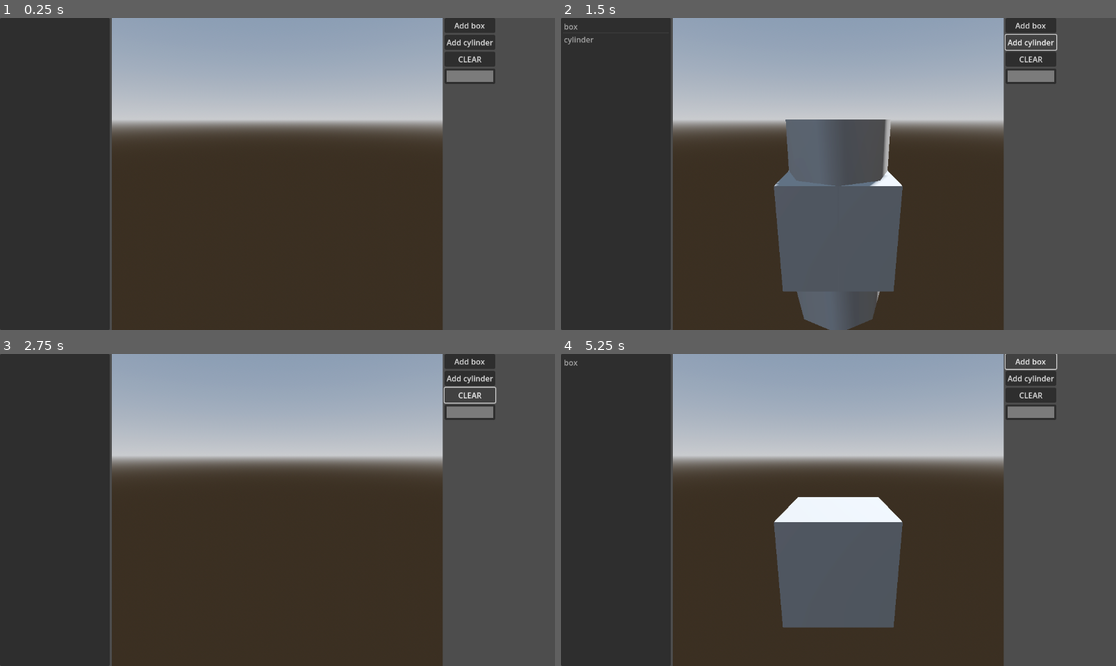
Above: before the commit, frames 1-4 (two rows, left to right).
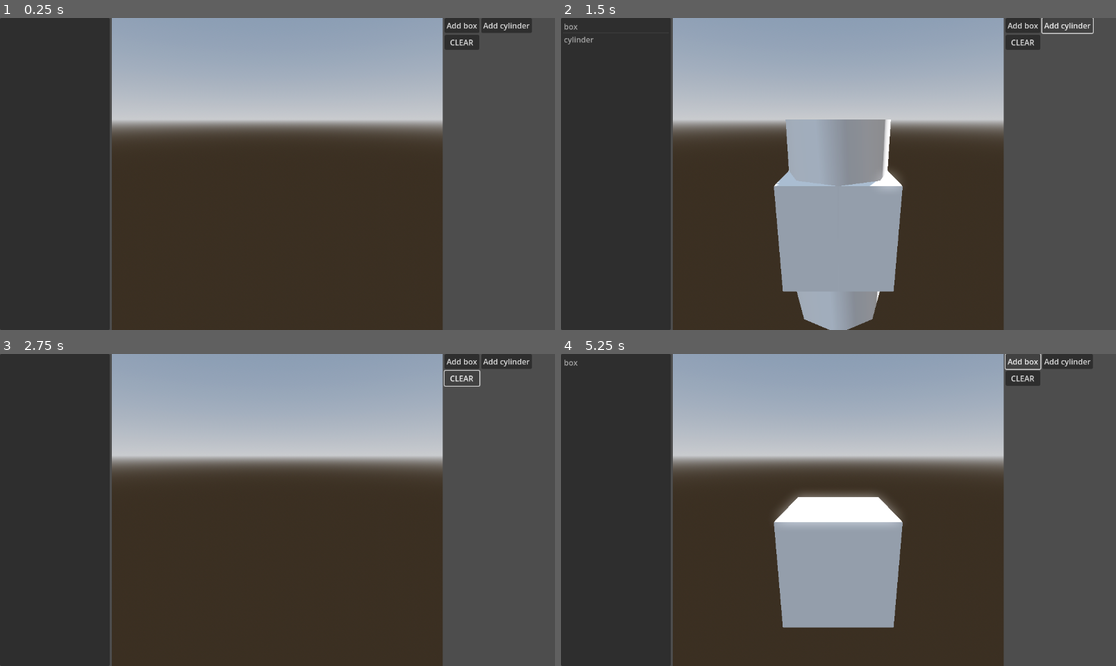
Above: after the commit, the same moments.

Repository: Zondartul/block_model_editor
Game: Godot game, scene res://main.tscn
The game is run twice, just before and just after one commit, with the same random seed, the same clock (stepped at 60 frames per second) and the same inputs.
Inputs:
- Up to frame 1 (0.25 s): no input
- Up to frame 2 (1.5 s): click "Add box" at 0.5 s; click "Add cylinder" at 1.25 s
- Up to frame 3 (2.75 s): click "CLEAR" at 2 s
- Up to frame 4 (5.25 s): click "Add box" at 2.75 s; click "Add cylinder" at 3.5 s; click "CLEAR" at 4.25 s; click "Add box" at 5 s

The runs differ from the first frame. In frame 1, 1.4% of the frame differs, in the area x 80-96%, y 0-22%; in frame 2, 14%, in the area x 38-96%, y 0-100%; in frame 3, 1.2%; in frame 4, 9.1%.

Commit message:
basic inspector

Diff:
--- a/main.gd
+++ b/main.gd
@@ -1,19 +1,22 @@
 extends Control
 
 var shapes = []
-var gizmo_selected_shape = null
+var gizmo_anchor = null
 var mat_outline = null
+var inspector_cur_object = null
 
 @onready var scene = $BC/BC_center/SubViewportContainer/SubViewport/Scene3D
 @onready var shape_list = $BC/BC_left/shape_list
 @onready var camera = $BC/BC_center/SubViewportContainer/SubViewport/Scene3D/Camera3D
-
-func ready():
-	#generate a material for selected object outline
+@onready var inspector = $BC/BC_right/P
+
+func _ready():
+	# generate a material for selected object outline
 	mat_outline = StandardMaterial3D.new()
-	mat_outline.rim_enabled = true
-	mat_outline.rim = 0.25
-	mat_outline.disable_receive_shadows = true
+	mat_outline.shading_mode = BaseMaterial3D.SHADING_MODE_UNSHADED;
+	# initialize inspector panel
+	register_inspector();
+
 
 func create_body(type):
 	var body = StaticBody3D.new()
@@ -26,6 +29,7 @@
 	elif type == "cylinder":
 		vis_shape = CSGCylinder3D.new()
 		col_shape = CylinderShape3D.new()
+	vis_shape.material = StandardMaterial3D.new()
 	body.add_child(vis_shape);
 	var collider = CollisionShape3D.new();
 	collider.shape = col_shape;
@@ -68,21 +72,28 @@
 	var hit = space_state.intersect_ray(ray_query)
 	if hit:
 		print("hit "+hit.collider.name)
-		var shape_info = get_shape_info(hit.collider)
+		var shape_info = get_shape_info_collider(hit.collider)
 		if shape_info:
 			print("this is ["+shape_info.body.name+"]")
 			shape_click(shape_info);
 		else:
 			print("not ours")
+			void_click();
 	else:
 		print("no hit")
-
-func get_shape_info(collider):
+		void_click();
+
+func get_shape_info_collider(collider):
 	for shape_info in shapes:
 		if(shape_info.body == collider):
 			return shape_info
 	return null
 
+func get_shape_info_idx(idx):
+	for shape_info in shapes:
+		if(shape_info.list_idx == idx):
+			return shape_info
+	return null
 
 func _on_btn_clear_pressed() -> void:
 	for shape_info in shapes:
@@ -94,15 +105,114 @@
 	deselect_shape();
 	select_shape(shape_info);
 
+func void_click():
+	deselect_shape();
+
 func deselect_shape():
-	if gizmo_selected_shape:
-		gizmo_selected_shape.queue_free()
-	gizmo_selected_shape = null
+	remove_gizmo();
+	shape_list.deselect_all();
+	close_inspector();
+
+func remove_gizmo():
+	if gizmo_anchor:
+		gizmo_anchor.queue_free()
+	gizmo_anchor = null
+
+func apply_gizmo(shape_info):
+	remove_gizmo();
+	var vis_shape:Node3D = shape_info.vis_shape;
+	var gizmo = vis_shape.duplicate();
+	#gizmo.transform = shape_info.body.transform
+	gizmo.scale *= 1.05;
+	gizmo.material = mat_outline;
+	gizmo.flip_faces = true;
+	gizmo_anchor = Node3D.new();
+	gizmo_anchor.add_child(gizmo);
+	shape_info.body.add_child(gizmo_anchor);
+
+func reapply_gizmo():
+	var shape = inspector_cur_object;
+	remove_gizmo();
+	if shape: apply_gizmo(shape);
 
 func select_shape(shape_info):
-	var vis_shape:Node3D = shape_info.vis_shape;
-	gizmo_selected_shape = vis_shape.duplicate()
-	gizmo_selected_shape.scale *= 1.1;
-	gizmo_selected_shape.material = mat_outline;
-	gizmo_selected_shape.flip_faces = true;
-	scene.add_child(gizmo_selected_shape);
+	apply_gizmo(shape_info)
+	shape_list.select(shape_info.list_idx)
+	open_inspector(shape_info);
+
+func _on_shape_list_item_selected(index: int) -> void:
+	var shape_info =  get_shape_info_idx(index);
+	select_shape(shape_info);
+
+func _on_shape_list_empty_clicked(at_position: Vector2, mouse_button_index: int) -> void:
+	deselect_shape();
+
+func open_inspector(shape_info):
+	inspector_cur_object = shape_info;
+	inspector.show()
+	update_inspector();
+
+func close_inspector(): inspector.hide();
+
+func on_inspector_changed(_dummy):
+	print("inspector changed");
+	write_inspector();
+	update_inspector();
+	reapply_gizmo();
+
+func register_inspector():
+	var lblName:Label = inspector.find_child("lblName");
+	var col_picker:ColorPickerButton = inspector.find_child("col_picker");
+	var le_pos:LineEdit = inspector.find_child("lePos");
+	var le_size:LineEdit = inspector.find_child("leSize");
+	var le_rot:LineEdit = inspector.find_child("leRot");
+	col_picker.color_changed.connect(on_inspector_changed);
+	le_pos.text_submitted.connect(on_inspector_changed);
+	le_size.text_submitted.connect(on_inspector_changed);
+	le_rot.text_submitted.connect(on_inspector_changed);
+
+func update_inspector():
+	var lblName:Label = inspector.find_child("lblName");
+	var col_picker:ColorPickerButton = inspector.find_child("col_picker");
+	var le_pos:LineEdit = inspector.find_child("lePos");
+	var le_size:LineEdit = inspector.find_child("leSize");
+	var le_rot:LineEdit = inspector.find_child("leRot");
+	var obj = inspector_cur_object;
+	var body:StaticBody3D = obj.body;
+	var vis_shape = obj.vis_shape;
+	var mat:StandardMaterial3D = vis_shape.material;
+
+	lblName.text = body.name;
+	col_picker.color = mat.albedo_color;
+	le_pos.text  = str(body.position);
+	le_size.text = get_shape_size(obj);
+	le_rot.text  = str(body.rotation_degrees);
+
+func write_inspector():
+	var lblName:Label = inspector.find_child("lblName");
+	var col_picker:ColorPickerButton = inspector.find_child("col_picker");
+	var le_pos:LineEdit = inspector.find_child("lePos");
+	var le_size:LineEdit = inspector.find_child("leSize");
+	var le_rot:LineEdit = inspector.find_child("leRot");
+	var obj = inspector_cur_object;
+	var body:StaticBody3D = obj.body;
+	var vis_shape = obj.vis_shape;
+	var mat:StandardMaterial3D = vis_shape.material;
+
+	mat.albedo_color = col_picker.color
+	body.position = str_to_vec3(le_pos.text, Vector3());
+	set_shape_size(obj, str_to_vec3(le_size.text, Vector3(1,1,1)));
+	body.rotation_degrees = str_to_vec3(le_rot.text, Vector3());
+
+func str_to_vec3(string, default):
+	var components = string.replace("(","").replace(")","").split_floats(",")
+	if len(components) == 3:
+		return Vector3(components[0],components[1],components[2])
+	else:
+		return default;
+
+func get_shape_size(shape_info): #unimplemented
+	return str(Vector3(1,1,1));
+
+func set_shape_size(shape_info, new_size:Vector3): #unimplemented
+	pass
--- a/main.tscn
+++ b/main.tscn
@@ -19,8 +19,7 @@
 albedo_color = Color(0.628358, 0.68742, 0.108291, 1)
 
 [sub_resource type="StandardMaterial3D" id="StandardMaterial3D_ig7tw"]
-rim_enabled = true
-rim = 0.25
+shading_mode = 0
 disable_receive_shadows = true
 
 [node name="Main" type="Control"]
@@ -65,7 +64,9 @@
 size_flags_horizontal = 3
 
 [node name="SubViewport" type="SubViewport" parent="BC/BC_center/SubViewportContainer"]
+handle_input_locally = false
 size = Vector2i(687, 648)
+render_target_update_mode = 4
 
 [node name="Scene3D" type="Node3D" parent="BC/BC_center/SubViewportContainer/SubViewport"]
 
@@ -86,10 +87,12 @@
 [node name="BC_right" type="BoxContainer" parent="BC"]
 layout_mode = 2
 size_flags_horizontal = 3
+vertical = true
 
 [node name="GC" type="GridContainer" parent="BC/BC_right"]
 layout_mode = 2
 size_flags_horizontal = 3
+columns = 2
 
 [node name="btnBox" type="Button" parent="BC/BC_right/GC"]
 layout_mode = 2
@@ -103,12 +106,68 @@
 layout_mode = 2
 text = "CLEAR"
 
-[node name="ColorPickerButton" type="ColorPickerButton" parent="BC/BC_right/GC"]
+[node name="P" type="Panel" parent="BC/BC_right"]
+visible = false
+layout_mode = 2
+size_flags_vertical = 3
+
+[node name="GC" type="GridContainer" parent="BC/BC_right/P"]
+layout_mode = 1
+anchors_preset = 15
+anchor_right = 1.0
+anchor_bottom = 1.0
+grow_horizontal = 2
+grow_vertical = 2
+columns = 2
+
+[node name="lbl1" type="Label" parent="BC/BC_right/P/GC"]
+layout_mode = 2
+text = "Properties"
+
+[node name="Control" type="Control" parent="BC/BC_right/P/GC"]
+layout_mode = 2
+
+[node name="lbl2" type="Label" parent="BC/BC_right/P/GC"]
+layout_mode = 2
+text = "Name"
+
+[node name="lblName" type="Label" parent="BC/BC_right/P/GC"]
+layout_mode = 2
+
+[node name="lbl3" type="Label" parent="BC/BC_right/P/GC"]
+layout_mode = 2
+text = "Color"
+
+[node name="col_picker" type="ColorPickerButton" parent="BC/BC_right/P/GC"]
 custom_minimum_size = Vector2(0, 32)
 layout_mode = 2
+size_flags_horizontal = 3
 text = "Color"
 color = Color(0.481789, 0.481789, 0.481789, 1)
 
+[node name="lbl4" type="Label" parent="BC/BC_right/P/GC"]
+layout_mode = 2
+text = "Position"
+
+[node name="lePos" type="LineEdit" parent="BC/BC_right/P/GC"]
+layout_mode = 2
+
+[node name="lbl5" type="Label" parent="BC/BC_right/P/GC"]
+layout_mode = 2
+text = "Size"
+
+[node name="leSize" type="LineEdit" parent="BC/BC_right/P/GC"]
+layout_mode = 2
+
+[node name="lbl6" type="Label" parent="BC/BC_right/P/GC"]
+layout_mode = 2
+text = "Rotation"
+
+[node name="leRot" type="LineEdit" parent="BC/BC_right/P/GC"]
+layout_mode = 2
+
+[connection signal="empty_clicked" from="BC/BC_left/shape_list" to="." method="_on_shape_list_empty_clicked"]
+[connection signal="item_selected" from="BC/BC_left/shape_list" to="." method="_on_shape_list_item_selected"]
 [connection signal="gui_input" from="BC/BC_center/SubViewportContainer" to="." method="_on_sub_viewport_container_gui_input"]
 [connection signal="pressed" from="BC/BC_right/GC/btnBox" to="." method="_on_btn_box_pressed"]
 [connection signal="pressed" from="BC/BC_right/GC/btnCylinder" to="." method="_on_btn_cylinder_pressed"]
